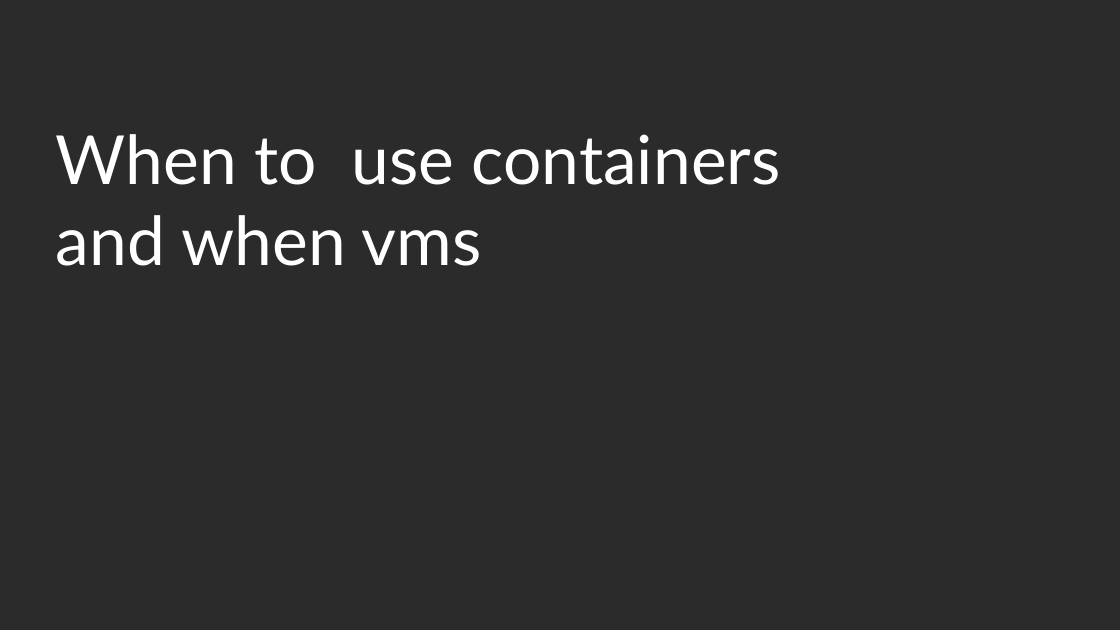
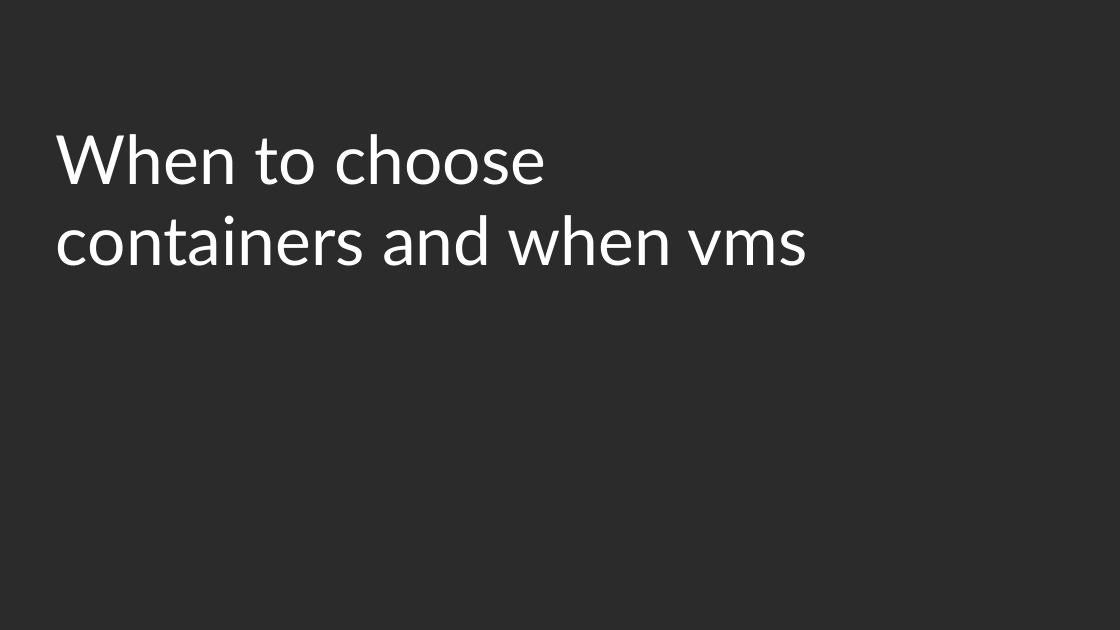
Before and after one commit to djz88/docs, a slide deck: slide 26 of kontejnery/kernel_isolation_linuxdays2017.odp. Drawn at 1120x630 pixels with LibreOffice and Linux fonts; fonts in the diff are those of the drawing; background and template pictures are left out; a plain dark background stands for a picture behind light text. Boxes give left, top, right and bottom in pixels: in the first picture for what was removed or moved away, otherwise in the second. Text is boxed around its words. In the diff, an @@ line names an element or a change of style, - is before the commit and + after.

```diff
--- a/kontejnery/kernel_isolation_linuxdays2017.odp
+++ b/kontejnery/kernel_isolation_linuxdays2017.odp
@@ title at bbox=[56, 134, 807, 266]: text changed @@
-When to use containers and when vms
+When to choose containers and when vms
```
Also in this commit, not shown: 15 other slides changed, 2 slides added, 14 slides removed, 1 other file.
